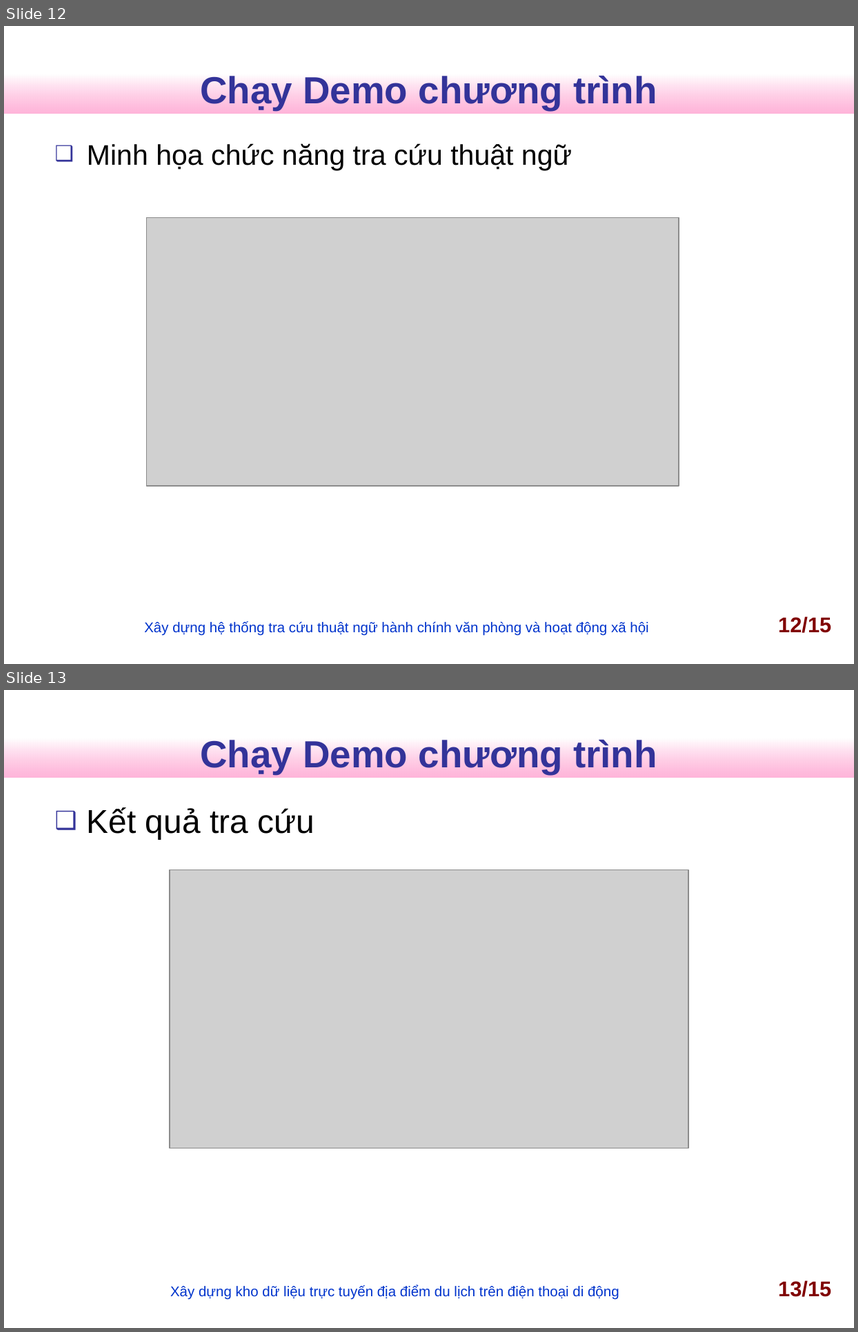
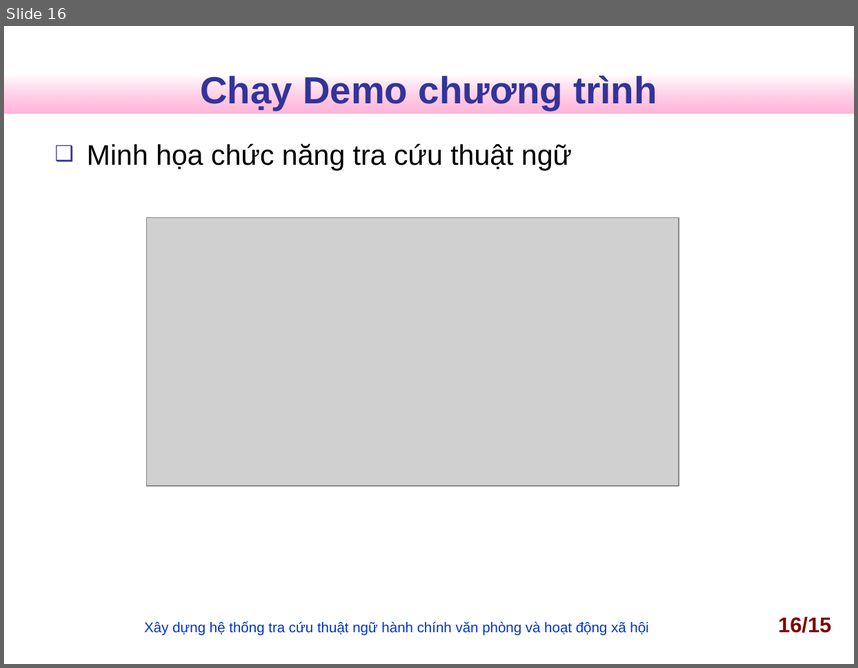
Before and after one commit to nguyentk90/tra-cuu-thuat-ngu-hanh-chinh, a slide deck: Documents/slideN2013.ppt. Shown one above the other, each under a label of ours: slides 12 and 13 before the commit, slide 16 after it. The pictures are 858x1332 and 858x668 pixels, drawn with LibreOffice and Linux fonts; fonts in the diff are those of the drawing; grey boxes stand for pictures; background and template pictures are left out. Boxes give left, top, right and bottom in pixels: in the first picture for what was removed or moved away, otherwise in the second. Text is boxed around its words. In the diff, an @@ line names an element or a change of style, - is before the commit and + after.

```diff
--- a/Documents/slideN2013.ppt
+++ b/Documents/slideN2013.ppt
@@ slide 13 removed at <box>4,690,854,1328</box>, background #FFFFFF; not listed: 1 template element that a slide beside it also shows @@
@@ title removed at <box>200,738,657,774</box> @@
-Chạy Demo chương trình
@@ text removed at <box>87,807,314,840</box> @@
-❑ Kết quả tra cứu
@@ picture removed at <box>170,869,688,1147</box> @@
@@ text removed at <box>170,1285,619,1299</box> @@
-Xây dựng kho dữ liệu trực tuyến địa điểm du lịch trên điện thoại di động
@@ page number removed at <box>778,1280,831,1297</box> @@
-13/15
@@ what was slide 12 is now slide 16 @@
@@ page number at <box>778,616,831,633</box>: text changed @@
-12/15
+16/15
```
Also in this commit, not shown: 10 slides changed, 5 slides added, 2 other files.
